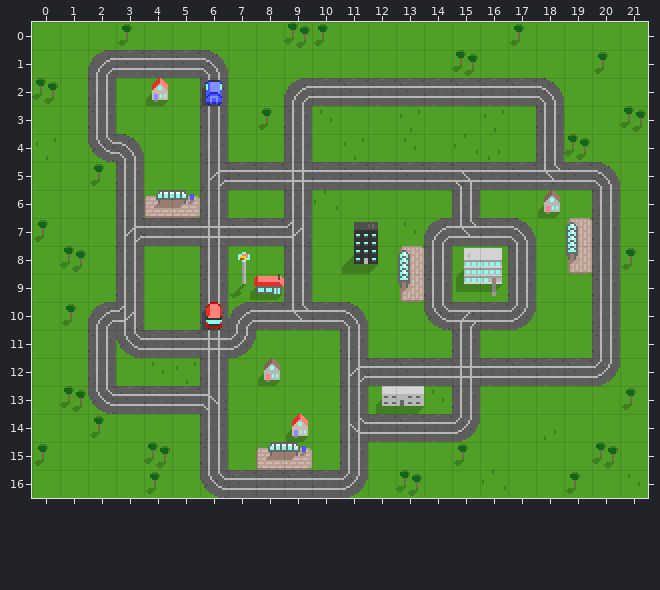
Two states of a Tiled map, src/tiled/map2.tmx. That is the earlier state.
Cells are 28x28 px. Shown: x 0..21, y 0..16.
After:
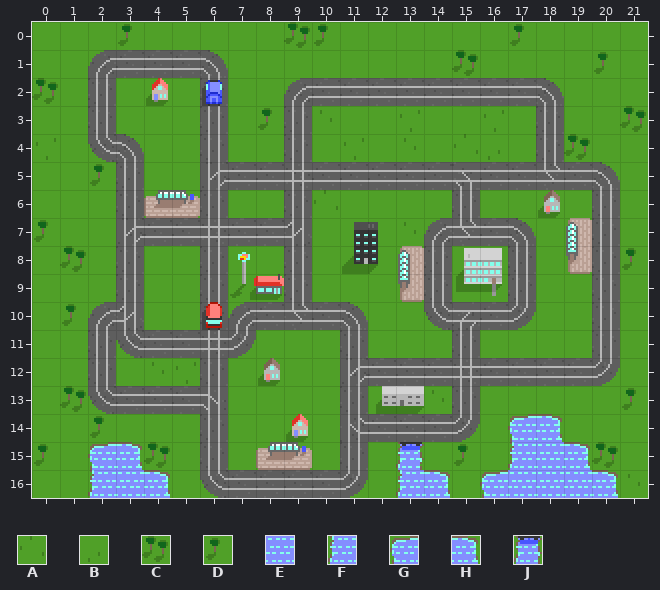
Key: from "Tracks": A 64, B 65, C 76, D 77, E 81, F 87, G 88, H 89, J 91.
_ is an empty cell.
The edit:
{"where": "layer \"Props\""}
{"y":14,"x":17,"old":"_B","new":"GH"}
{"y":15,"x":2,"old":"__","new":"GH"}
{"y":15,"x":13,"old":"_","new":"J"}
{"y":15,"x":17,"old":"___","new":"FEH"}
{"y":16,"x":2,"old":"__D","new":"FEH"}
{"y":16,"x":13,"old":"C_","new":"FH"}
{"y":16,"x":16,"old":"A__D_","new":"GEEEH"}
{"label":"changed","picture_box":[480,414,618,498]}
{"label":"changed","picture_box":[88,442,170,498]}
{"label":"changed","picture_box":[396,442,450,498]}
